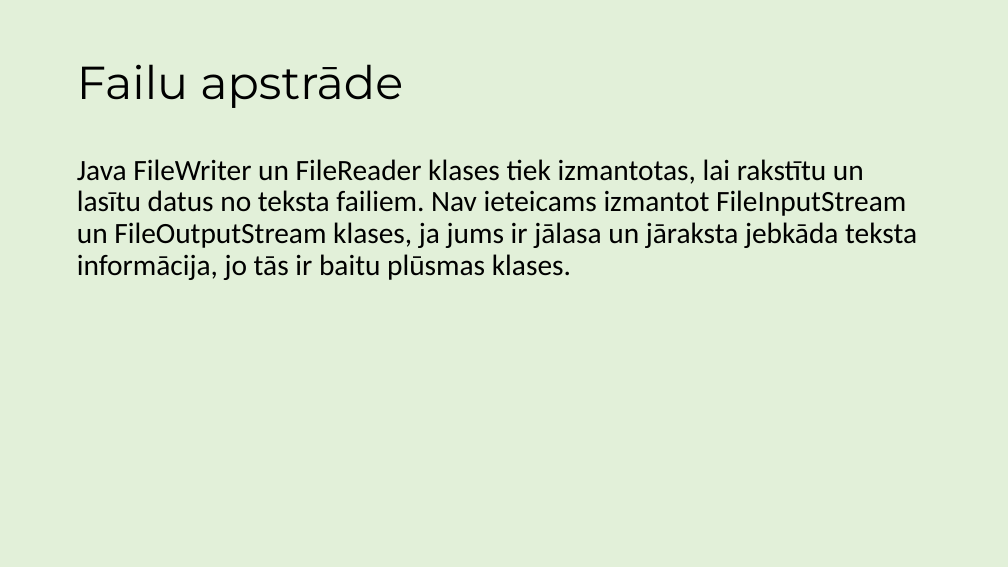
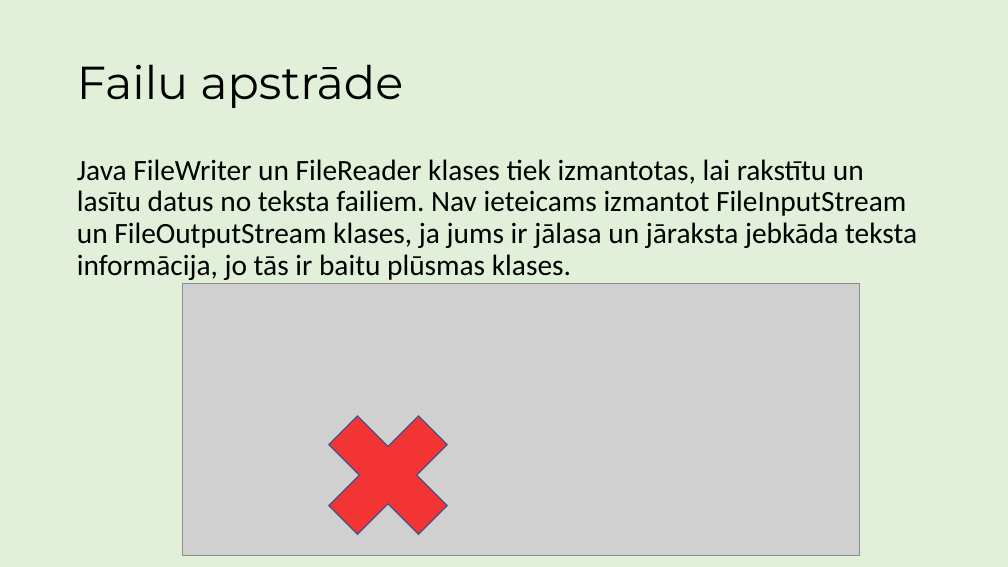
Before and after one commit to ricciss/TekstaDatnes, a slide deck: slide 4 of MacibuMaterials.pptx. Drawn at 1008x567 pixels with LibreOffice and Linux fonts; fonts in the diff are those of the drawing; grey boxes stand for pictures. Boxes give left, top, right and bottom in pixels: in the first picture for what was removed or moved away, otherwise in the second. Text is boxed around its words. In the diff, an @@ line names an element or a change of style, - is before the commit and + after.

```diff
--- a/MacibuMaterials.pptx
+++ b/MacibuMaterials.pptx
@@ picture added at box(183, 284, 860, 556) @@
@@ cross added at box(302, 389, 475, 562), fill #FF0000 at 75% opacity, outline #325491 1 pt @@
```
Also in this commit, not shown: 2 other slides changed, 4 slides added.
